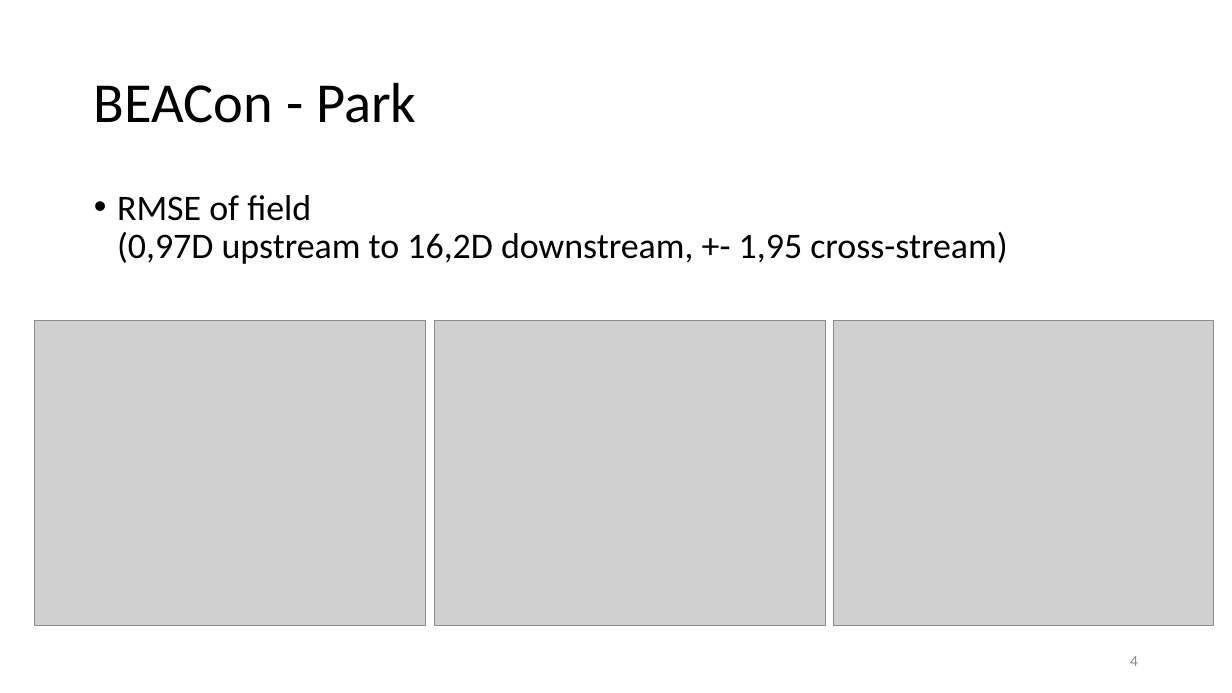
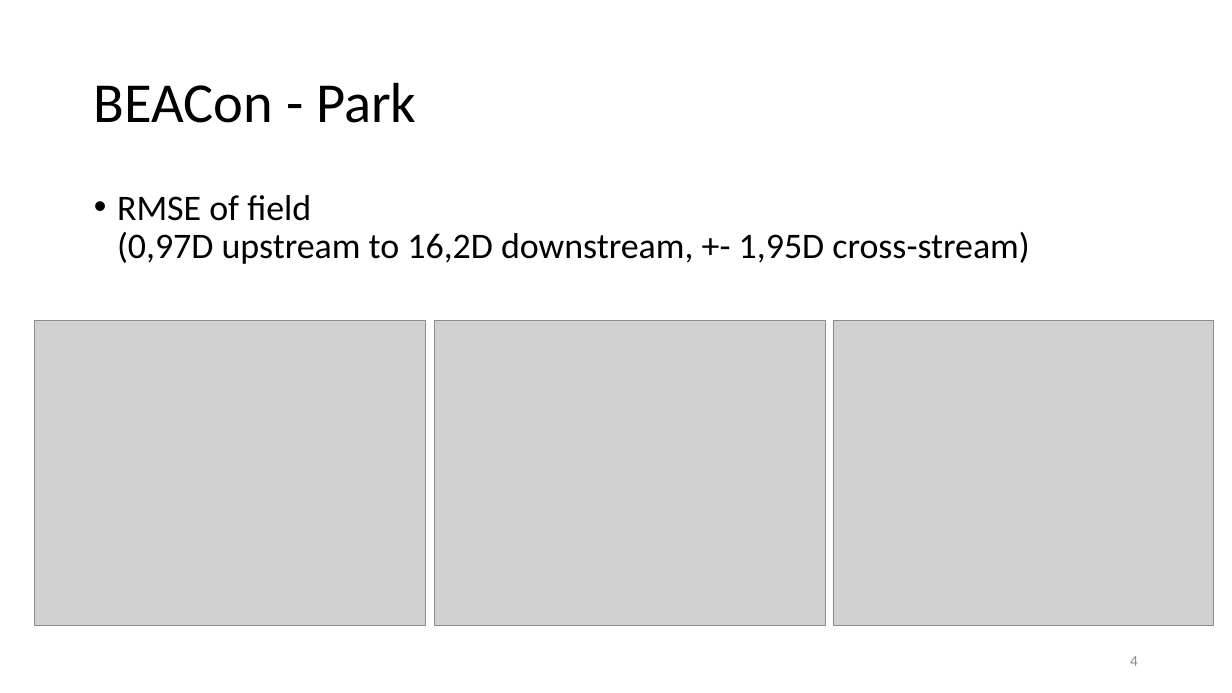
Before and after one commit to obossuyt/Thesis_Ottelien, a slide deck: slide 4 of Meetings & Official Documents/20180611_Meeting15.pptx. Drawn at 1232x693 pixels with LibreOffice and Linux fonts; fonts in the diff are those of the drawing; grey boxes stand for pictures. Boxes give left, top, right and bottom in pixels: in the first picture for what was removed or moved away, otherwise in the second. Text is boxed around its words. In the diff, an @@ line names an element or a change of style, - is before the commit and + after.

```diff
--- a/Meetings & Official Documents/20180611_Meeting15.pptx
+++ b/Meetings & Official Documents/20180611_Meeting15.pptx
@@ text at (117, 195, 1029, 264): text changed @@
-• RMSE of field
-  (0,97D upstream to 16,2D downstream, +- 1,95 cross-stream)
+• RMSE of field
+  (0,97D upstream to 16,2D downstream, +- 1,95D cross-stream)
```
Also in this commit, not shown: 6 other slides changed, 1 other file.
